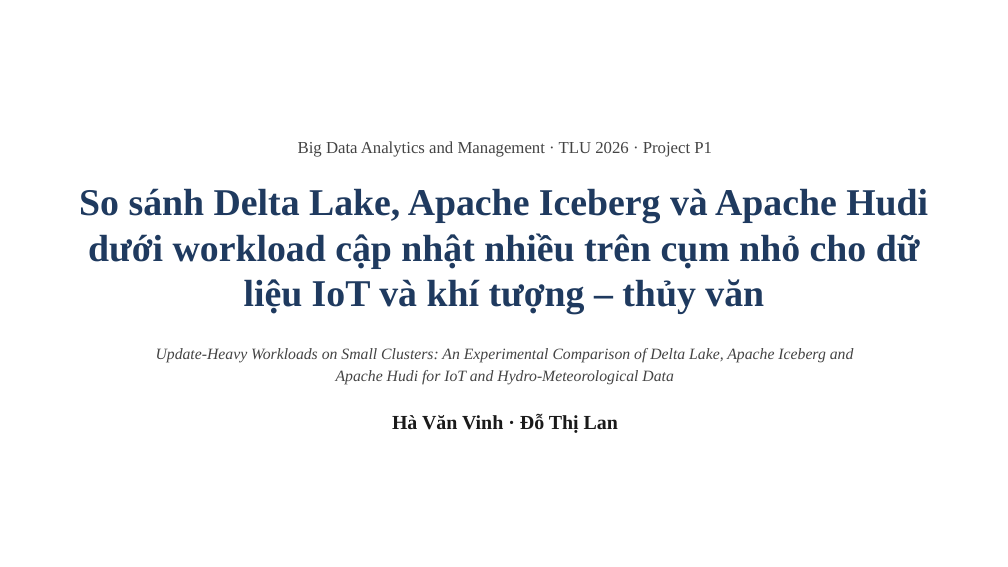
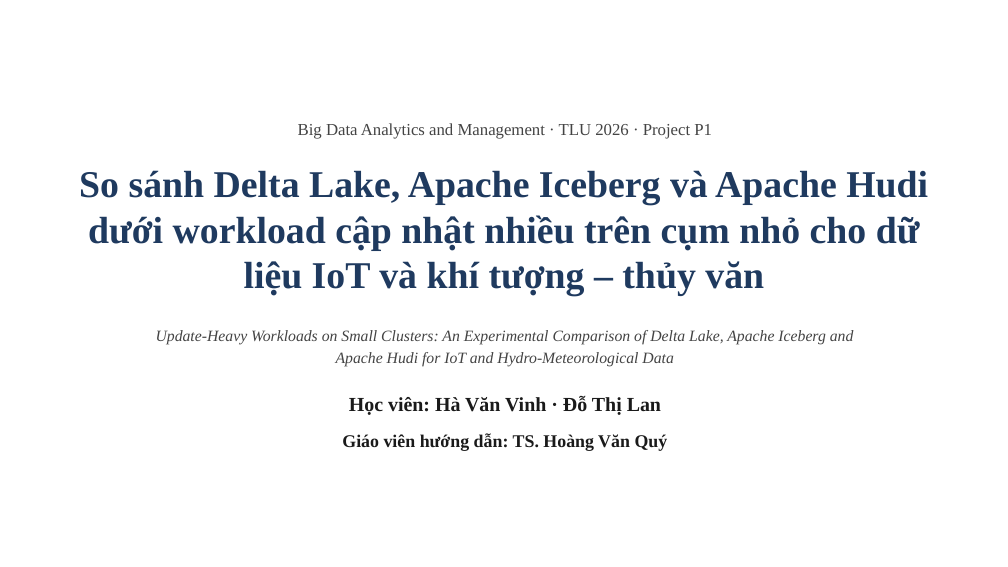
Before and after one commit to vinhha195-oss/lakehouse-p1, a slide deck: slide 1 of report/Slides_P1_Lakehouse.pptx. Drawn at 1008x567 pixels with LibreOffice and Linux fonts; fonts in the diff are those of the drawing. Boxes give left, top, right and bottom in pixels: in the first picture for what was removed or moved away, otherwise in the second. Text is boxed around its words. In the diff, an @@ line names an element or a change of style, - is before the commit and + after.

```diff
--- a/report/Slides_P1_Lakehouse.pptx
+++ b/report/Slides_P1_Lakehouse.pptx
@@ text "Big Data Analytics and Management ...": place and size @@
-text "Big Data Analytics and Management ..." at (298,141,712,157)
+text "Big Data Analytics and Management ..." at (298,123,712,139)
@@ title "So sánh Delta Lake, Apache ...": place and size @@
-title "So sánh Delta Lake, Apache ..." at (79,188,928,314)
+title "So sánh Delta Lake, Apache ..." at (79,170,928,296)
@@ text "Update-Heavy Workloads on Small Clusters: ...": place and size @@
-text "Update-Heavy Workloads on Small Clusters: ..." at (156,348,854,385)
+text "Update-Heavy Workloads on Small Clusters: ..." at (156,330,854,367)
@@ text at (349,396,661,415): text changed @@
-Hà Văn Vinh · Đỗ Thị Lan
+Học viên: Hà Văn Vinh · Đỗ Thị Lan
@@ text added at (342,434,668,451), 17 pt, text #1A1A1A, bold @@
+Giáo viên hướng dẫn: TS. Hoàng Văn Quý
```
Also in this commit, not shown: 1 other file.
